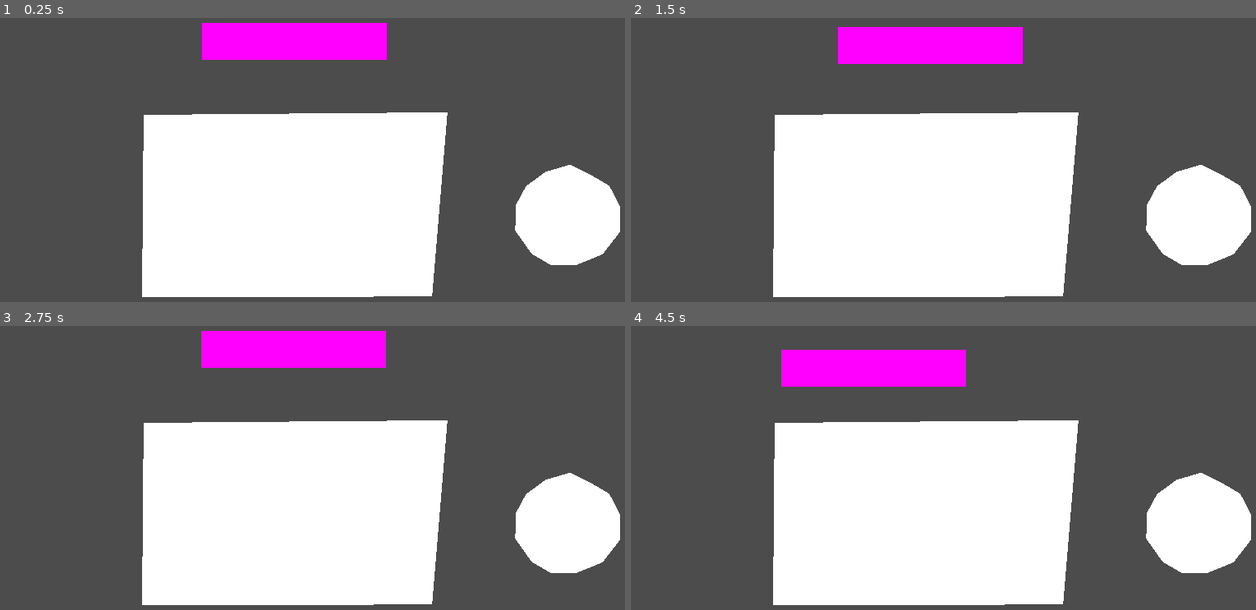
Above: before the commit, frames 1-4 (two rows, left to right).
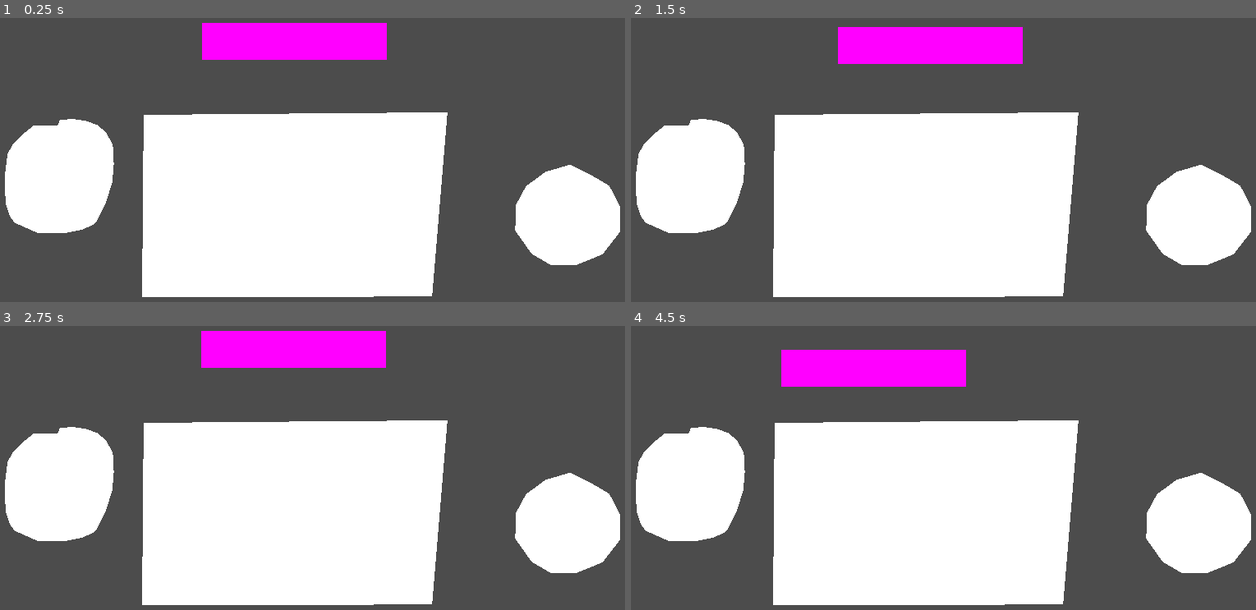
Above: after the commit, the same moments.

Repository: RaccoonHandsProductions/CanningSeason
Game: Godot game, scene res://PrepStation/PrepStation.tscn
The game is run twice, just before and just after one commit, with the same random seed, the same clock (stepped at 60 frames per second) and the same inputs. This scene is started directly instead of the project's main scene.
Inputs (mouse positions are in pixels of both pictures, inside the frame that each line leads up to):
- Up to frame 1 (0.25 s): no input
- Up to frame 2 (1.5 s): tap Enter at 0.5 s; drag from (924, 40) to (1012, 111) at 0.52 s; drag from (918, 94) to (912, 282) at 1.27 s
- Up to frame 3 (2.75 s): tap Space at 2 s; move the mouse to (256, 348) at 2.02 s; click (256, 348) at 2.17 s
- Up to frame 4 (4.5 s): tap Enter at 2.75 s; drag from (924, 348) to (749, 448) at 2.77 s; drag from (824, 425) to (981, 507) at 3.52 s; tap Space at 4.25 s; drag from (999, 348) to (849, 405) at 4.27 s

The runs differ from the first frame. In frame 1, 5.8% of the frame differs, in the area x 0-19%, y 35-76%; in frame 2, 5.8%; in frame 3, 5.8%; in frame 4, 5.8%.

Commit message:
Add compost bowl logic

Diff:
--- a/project/PrepStation/PrepStation.gd
+++ b/project/PrepStation/PrepStation.gd
@@ -10,7 +10,15 @@
 export var piece_float_animation_duration := 0.2
 
 var bowl_count = 0
-var bowl_limit = 5
+var bowl_limit = 4#########################################
+
+##########################################################
+var compost_bowl_count = 0
+var compost_bowl_limit = 1
+
+var bowl_full = false
+var compost_bowl_full = false
+##########################################################
 
 enum _State {
 	AWAITING_CARROT_TOUCH,
@@ -19,7 +27,9 @@
 	AWAITING_KNIFE_CHOP,
 
 	AWAITING_PIECE_TOUCH,
+	AWAITING_FROND_TOUCH,
 	DRAGGING_PIECE,
+	DRAGGING_FROND,#################
 	PIECE_FLOATING_HOME,
 	ALL_PIECES_PLACED
 }
@@ -30,6 +40,9 @@
 var _pieces := {} #key = CarrotPiece node, value = CarrotPiece.pos
 
 var _new_bowl_polygon : PoolVector2Array
+###########################################################
+var _new_compost_bowl_polygon : PoolVector2Array
+##########################################################
 
 onready var _carrot = $Carrot
 
@@ -37,6 +50,12 @@
 func _ready():
 	for point in $NewBowl.polygon:
 		_new_bowl_polygon.append(point + $NewBowl.position)
+
+		#############################################################
+	for point in $NewCompostBowl.polygon:
+		_new_compost_bowl_polygon.append(point + $NewCompostBowl.position)
+		#############################################################
+
 	_set_state(_State.AWAITING_CARROT_TOUCH)
 
 
@@ -65,6 +84,33 @@
 						Tween.TRANS_QUAD, Tween.EASE_IN)
 						# warning-ignore:return_value_discarded
 						tween.start()
+
+		###############################################################
+		_State.DRAGGING_FROND:
+			if event is InputEventMouseMotion:
+				current_cut_piece.position += event.relative
+			elif event is InputEventMouseButton and not event.is_pressed():
+				var above_compost_bowl := Geometry.is_point_in_polygon(
+					current_cut_piece.position + _carrot.position,
+					_new_compost_bowl_polygon)
+
+				if current_cut_piece._is_frond:
+					if above_compost_bowl:
+						current_cut_piece.done = true
+						compost_bowl_count += 1
+						print("Compost Bowl Count: " + str(compost_bowl_count))
+
+						if (compost_bowl_count%compost_bowl_limit) == 0:
+							_set_state(_State.AWAITING_PIECE_TOUCH)
+						else:
+							_set_state(_State.AWAITING_FROND_TOUCH)
+					else:
+						_set_state(_State.PIECE_FLOATING_HOME)
+						_animate_CarrotPiece_to_home(piece_float_animation_duration)
+						_set_state(_State.AWAITING_FROND_TOUCH)
+
+		###############################################################
+
 		_State.DRAGGING_PIECE:
 			#if statement for if piece is in the bowl to avoid taking it out?
 			if event is InputEventMouseMotion:
@@ -73,22 +119,25 @@
 				var above_bowl := Geometry.is_point_in_polygon(
 					current_cut_piece.position+_carrot.position,
 					_new_bowl_polygon)
-				if above_bowl:
-					bowl_count += 1
-					print("Bowl Count: " + str(bowl_count))
-					if (bowl_count%bowl_limit) == 0:
-						_carrot = preload("res://PrepStation/Carrot/Carrot.tscn").instance()
-						add_child(_carrot)
-						#float there
-						_carrot.position = $CarrotSpawnPoint.position
-						_set_state(_State.AWAITING_CARROT_TOUCH)
-
+
+				if not current_cut_piece._is_frond:##########
+					if above_bowl:
+						bowl_count += 1
+						print("Bowl Count: " + str(bowl_count))
+						current_cut_piece.done = true
+						if (bowl_count%bowl_limit) == 0:
+							_carrot = preload("res://PrepStation/Carrot/Carrot.tscn").instance()
+							add_child(_carrot)
+							#float there
+							_carrot.position = $CarrotSpawnPoint.position
+							_set_state(_State.AWAITING_CARROT_TOUCH)
+						else:
+							_set_state(_State.AWAITING_PIECE_TOUCH)
 					else:
-						current_cut_piece.done = true
-						_set_state(_State.AWAITING_PIECE_TOUCH)
-				else:
-					_set_state(_State.PIECE_FLOATING_HOME)
-					_animate_CarrotPiece_to_home(piece_float_animation_duration)
+						if not current_cut_piece.done:
+							_set_state(_State.PIECE_FLOATING_HOME)
+							_animate_CarrotPiece_to_home(piece_float_animation_duration)
+
 
 # Because this is bound to tween_completed, we have to have two arguments
 # that are ignored.
@@ -128,7 +177,7 @@
 		_animate_Knife_to_next_chop_point(knife_chop_transition_animation_duration)
 	else:
 		_animate_Knife_to_home()
-		_set_state(_State.AWAITING_PIECE_TOUCH)
+		_set_state(_State.AWAITING_FROND_TOUCH)
 
 
 func _animate_Knife_to_home():
@@ -162,7 +211,10 @@
 
 
 func _on_CarrotPiece_tween_completed(_a, _b):
-	_set_state(_State.AWAITING_PIECE_TOUCH)
+	if current_cut_piece._is_frond:
+		_set_state(_State.AWAITING_FROND_TOUCH)
+	else:
+		_set_state(_State.AWAITING_PIECE_TOUCH)
 
 
 func _set_state(new_state)->void:
@@ -172,9 +224,17 @@
 			_carrot.connect("touched", self, "_on_Carrot_touched")
 			_carrot.connect("piece_made", self, "_on_Carrot_piece_made")
 		_State.AWAITING_PIECE_TOUCH:
+			print("howdy")
 			for piece in _pieces:
 				piece.is_draggable = true
 		_State.DRAGGING_PIECE:
+			for piece in _pieces:
+				piece.is_draggable = false
+		_State.AWAITING_FROND_TOUCH:
+			for piece in _pieces:
+				if piece._is_frond:
+					piece.is_draggable = true
+		_State.DRAGGING_FROND:
 			for piece in _pieces:
 				piece.is_draggable = false
 
@@ -191,6 +251,10 @@
 			if piece.is_draggable:
 				current_cut_piece = piece
 				_set_state(_State.DRAGGING_PIECE)
+		_State.AWAITING_FROND_TOUCH:
+			if piece.is_draggable:
+				current_cut_piece = piece
+				_set_state(_State.DRAGGING_FROND)
 
 
 
@@ -199,3 +263,15 @@
 	var error := piece.connect("touched", self, "_on_CarrotPiece_touched", [piece])
 	assert(error==OK, "Connection failed with error " + str(error))
 	_pieces[piece] = piece.position
+
+
+
+
+
+
+
+#						_carrot = preload("res://PrepStation/Carrot/Carrot.tscn").instance()
+#						add_child(_carrot)
+#						#float there
+#						_carrot.position = $CarrotSpawnPoint.position
+#						_set_state(_State.AWAITING_CARROT_TOUCH)
--- a/project/PrepStation/PrepStation.tscn
+++ b/project/PrepStation/PrepStation.tscn
@@ -16,6 +16,9 @@
 [node name="NewBowl" type="Polygon2D" parent="."]
 position = Vector2( -5, 178 )
 polygon = PoolVector2Array( 1143, 151, 1095, 165, 1057, 193, 1037, 230, 1036, 280, 1068, 325, 1104, 346, 1157, 346, 1206, 326, 1241, 281, 1240, 232, 1219, 192, 1185, 172 )
+
+[node name="NewCompostBowl" type="Polygon2D" parent="."]
+polygon = PoolVector2Array( 140, 252, 94, 252, 74, 268, 53, 288, 42, 308, 37, 347, 37, 368, 38, 404, 45, 426, 48, 433, 57, 443, 100, 462, 120, 463, 157, 462, 187, 456, 211, 445, 215, 440, 234, 402, 246, 363, 249, 328, 247, 291, 234, 266, 217, 252, 196, 244, 169, 240, 144, 242 )
 
 [node name="CuttingBoard" parent="." instance=ExtResource( 3 )]
 visible = false
